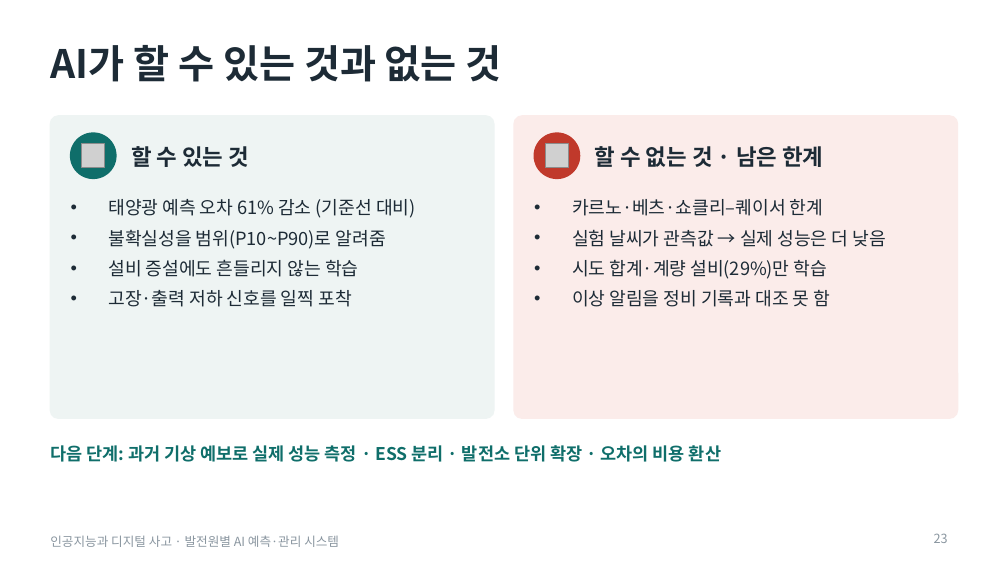
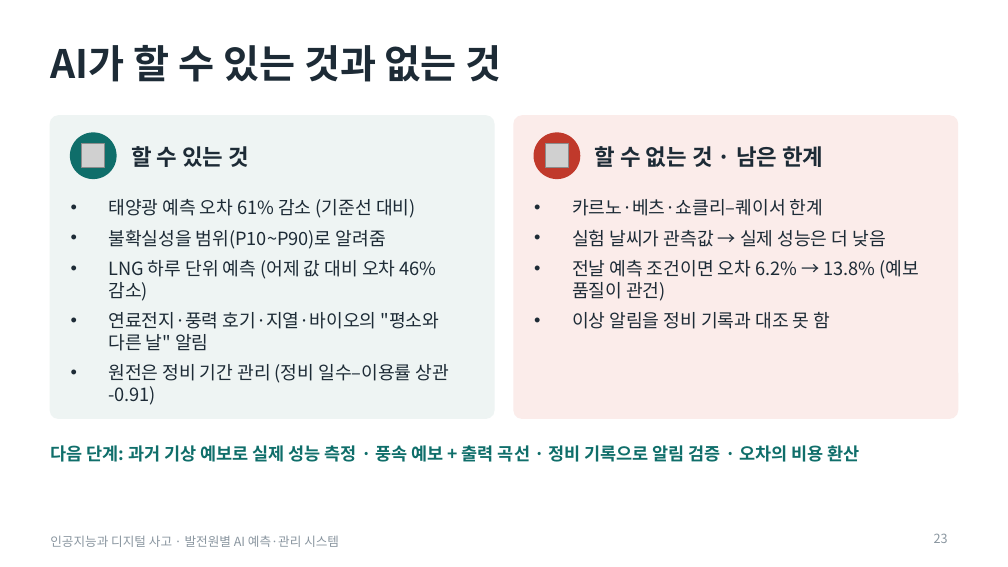
Before and after one commit to junseok7-cpu/hello, a slide deck: slide 23 of energy/report/발표자료.pptx. Drawn at 1008x567 pixels with LibreOffice and Linux fonts; fonts in the diff are those of the drawing; grey boxes stand for pictures. Boxes give left, top, right and bottom in pixels: in the first picture for what was removed or moved away, otherwise in the second. Text is boxed around its words. In the diff, an @@ line names an element or a change of style, - is before the commit and + after.

```diff
--- a/energy/report/발표자료.pptx
+++ b/energy/report/발표자료.pptx
@@ text at box(108, 260, 449, 405): text changed @@
-• 설비 증설에도 흔들리지 않는 학습
-• 고장·출력 저하 신호를 일찍 포착
+• LNG 하루 단위 예측 (어제 값 대비 오차 46% 감소)
+• 연료전지·풍력 호기·지열·바이오의 "평소와 다른 날" 알림
+• 원전은 정비 기간 관리 (정비 일수–이용률 상관 -0.91)
@@ text at box(572, 260, 919, 301): text changed @@
-• 시도 합계·계량 설비(29%)만 학습
+• 전날 예측 조건이면 오차 6.2% → 13.8% (예보 품질이 관건)
@@ text at box(50, 445, 860, 462): text changed @@
-다음 단계: 과거 기상 예보로 실제 성능 측정 · ESS 분리 · 발전소 단위 확장 · 오차의 비용 환산
+다음 단계: 과거 기상 예보로 실제 성능 측정 · 풍속 예보 + 출력 곡선 · 정비 기록으로 알림 검증 · 오차의 비용 환산
```
Also in this commit, not shown: 1 other slide changed, 4 other files.
